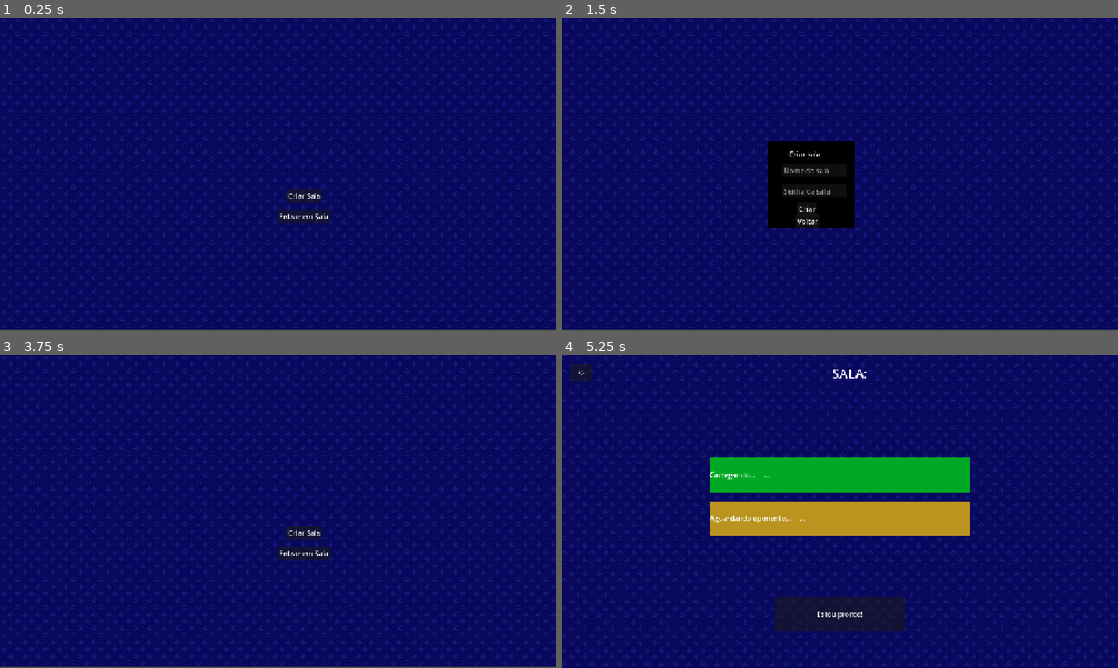
Above: before the commit, frames 1-4 (two rows, left to right).
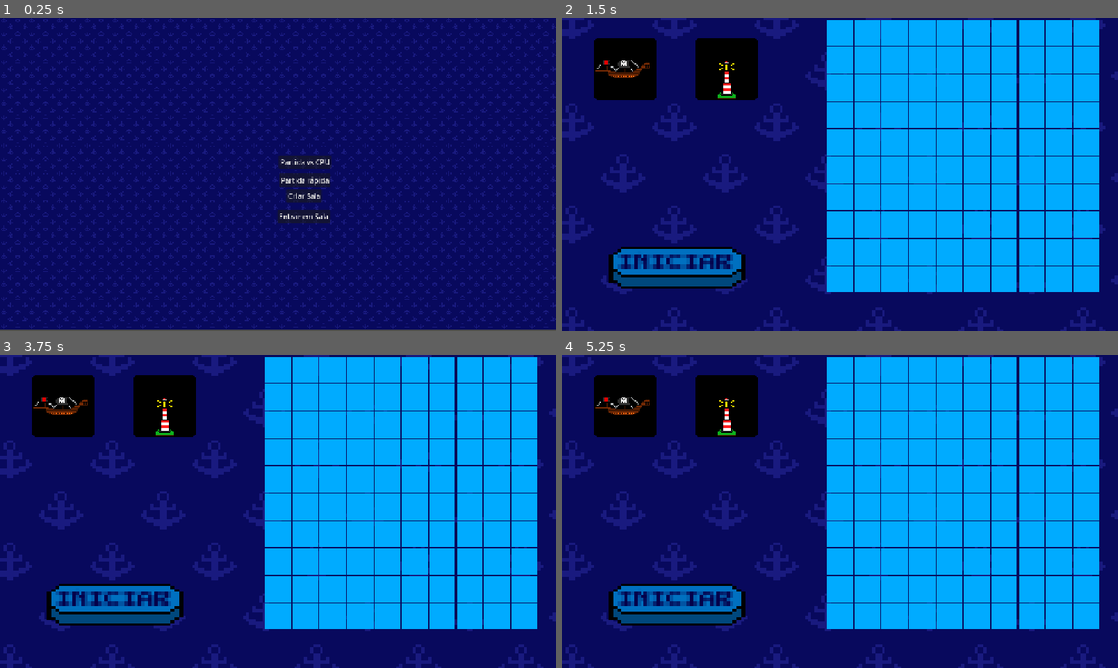
Above: after the commit, the same moments.

Repository: batalha-naval-eng-soft-III/batalha-naval-godot
Game: Godot game, scene res://Scenes/MenuPrincipal/MenuPrincipal.tscn
Two runs of this game, one before a commit and one after it. Both use one fixed random seed, a clock stepped at 60 frames per second and the inputs below. This scene is started directly instead of the project's main scene.
Inputs (mouse positions are in pixels of both pictures, inside the frame that each line leads up to):
- Up to frame 1 (0.25 s): no input
- Up to frame 2 (1.5 s): click (867, 161) at 0.5 s, where only the run after the commit has a clickable "Partida vs CPU"; click (867, 196) at 1.25 s, where only the run before the commit has a clickable "Criar Sala"
- Up to frame 3 (3.75 s): click (244, 545) at 2 s, where only the run before the commit has a clickable "Criar"; click (278, 367) at 2.77 s; click (244, 558) at 3.5 s, where only the run before the commit has a clickable "Voltar"
- Up to frame 4 (5.25 s): click (867, 552) at 4.25 s, where only the run before the commit has a clickable "Entrar em Sala"; click (806, 545) at 5 s, where only the run before the commit has a clickable "Entrar"

The runs differ from the first frame. In frame 1, 0.8% of the frame differs, in the area x 50-60%, y 44-54%; in frame 2, 60%; in frame 3, 57%; in frame 4, 61%, in the area x 0-100%, y 0-100%.

Commit message:
feat: partida rapida e vs cpu

Diff:
--- a/Scenes/MenuPrincipal/MenuPrincipal.tscn
+++ b/Scenes/MenuPrincipal/MenuPrincipal.tscn
@@ -18,11 +18,25 @@
 texture = ExtResource("3_sq7d3")
 stretch_mode = 1
 
+[node name="VsCpuButton" type="Button" parent="." unique_id=2141685138]
+offset_left = 641.0
+offset_top = 316.0
+offset_right = 649.0
+offset_bottom = 324.0
+text = "Partida vs CPU"
+
+[node name="FastmachButton" type="Button" parent="." unique_id=696301720]
+offset_left = 642.0
+offset_top = 358.0
+offset_right = 761.0
+offset_bottom = 389.0
+text = "Partida rápida"
+
 [node name="CreateroomButton" type="Button" parent="." unique_id=657855340]
 offset_left = 659.0
 offset_top = 394.0
-offset_right = 667.0
-offset_bottom = 402.0
+offset_right = 741.0
+offset_bottom = 425.0
 text = "Criar Sala"
 
 [node name="JoinroomButton" type="Button" parent="." unique_id=1843573949]
--- a/Scenes/lobby_fastmatch.tscn
+++ b/Scenes/lobby_fastmatch.tscn
@@ -1,9 +1,56 @@
 [gd_scene format=3 uid="uid://dlgphyy6wuwl3"]
 
-[node name="LobbyFastmatch" type="Control" unique_id=269245233]
+[ext_resource type="Script" uid="uid://beighpvpjlu6x" path="res://Scripts/lobby_fastmatch.gd" id="1_3muq3"]
+[ext_resource type="Texture2D" uid="uid://dgrqtfieivvq3" path="res://Assets/Sprites/PlanosDeFundo/background.png" id="2_m84lx"]
+
+[node name="Lobby" type="Control" unique_id=1012324857]
 layout_mode = 3
 anchors_preset = 15
 anchor_right = 1.0
 anchor_bottom = 1.0
 grow_horizontal = 2
 grow_vertical = 2
+script = ExtResource("1_3muq3")
+
+[node name="TextureRect" type="TextureRect" parent="." unique_id=1556380903]
+layout_mode = 0
+offset_left = -3.0
+offset_top = -2.0
+offset_right = 1283.0
+offset_bottom = 720.0
+texture = ExtResource("2_m84lx")
+stretch_mode = 1
+
+[node name="MarginContainer" type="MarginContainer" parent="." unique_id=1585708004]
+layout_mode = 1
+anchors_preset = 15
+anchor_right = 1.0
+anchor_bottom = 1.0
+grow_horizontal = 2
+grow_vertical = 2
+theme_override_constants/margin_left = 20
+theme_override_constants/margin_top = 20
+theme_override_constants/margin_right = 20
+theme_override_constants/margin_bottom = 20
+
+[node name="VBoxContainer" type="VBoxContainer" parent="MarginContainer" unique_id=1415747304]
+layout_mode = 2
+
+[node name="btnSair" type="Button" parent="MarginContainer/VBoxContainer" unique_id=1174385197]
+custom_minimum_size = Vector2(50, 0)
+layout_mode = 2
+size_flags_horizontal = 0
+text = "<-"
+
+[node name="PanelContainer" type="PanelContainer" parent="MarginContainer/VBoxContainer" unique_id=553196833]
+custom_minimum_size = Vector2(0, 250)
+layout_mode = 2
+
+[node name="sala" type="Label" parent="MarginContainer/VBoxContainer" unique_id=1615668751]
+layout_mode = 2
+size_flags_horizontal = 3
+size_flags_vertical = 5
+theme_override_font_sizes/font_size = 30
+text = "Procurando adversário..."
+horizontal_alignment = 1
+vertical_alignment = 1
--- a/Scripts/Firebase/FirebaseManager.gd
+++ b/Scripts/Firebase/FirebaseManager.gd
@@ -251,3 +251,91 @@
 		http.queue_free()
 	)
 	http.request(url, [], HTTPClient.METHOD_DELETE)
+
+# Variável para controlar se o jogador está buscando partida rápida
+var searching_quick_match := false
+
+# -------------------------
+# SISTEMA DE MATCHMAKING (PARTIDA RÁPIDA)
+# -------------------------
+
+func start_quick_match(player_id: String):
+	searching_quick_match = true
+	var url = base_url + "quick_queue.json"
+
+	var http = HTTPRequest.new()
+	add_child(http)
+
+	# Usando bind para passar o player_id e o próprio nó http para o callback
+	http.request_completed.connect(self._on_quick_queue_checked.bind(http, player_id))
+	http.request(url)
+
+func _on_quick_queue_checked(result, code, headers, body, http, player_id):
+	http.queue_free()
+
+	if not searching_quick_match:
+		return # O jogador cancelou a busca antes da resposta chegar
+
+	var text = body.get_string_from_utf8()
+	var queue_data = JSON.parse_string(text) if text else null
+
+	if typeof(queue_data) == TYPE_DICTIONARY and queue_data.size() > 0:
+		# ACHOU ALGUÉM NA FILA!
+		var host_id = queue_data.keys()[0]
+		var room_to_join = queue_data[host_id]
+
+		print("Oponente encontrado! Entrando na sala: ", room_to_join)
+
+		# 1. Remove a sala da fila para que um terceiro jogador não tente entrar
+		_send_delete_request(base_url + "quick_queue/" + host_id + ".json")
+
+		# 2. Configura as variáveis locais
+		current_room = room_to_join
+		my_id = player_id
+		is_host = false
+
+		# 3. Entra na sala como jogador 2
+		join_room(current_room, player_id)
+
+		# 4. Força as configurações fixas e inicia o combate diretamente
+		var fixed_config = {
+			"state": "combat",
+			"config": {
+				"board_size": "10x10",
+				"fleet_size": 4,
+				"turn_time": 2
+			}
+		}
+		# O update_room_state vai disparar o _handle_room_update no Host que estava aguardando
+		update_room_state(current_room, fixed_config)
+
+		# Inicia o listener para receber os ataques e turnos
+		start_listening(current_room, player_id)
+
+	else:
+		# FILA VAZIA - CRIA UMA SALA E AGUARDA
+		print("Fila vazia. Criando sala de partida rápida...")
+		is_host = true
+		my_id = player_id
+
+		# Gera um ID único simples para a sala rápida
+		var new_room_id = "qm_" + str(Time.get_unix_time_from_system()).replace(".", "")
+		current_room = new_room_id
+
+		# Cria a sala base (sem senha, já que é aleatório)
+		create_room(new_room_id, player_id, "")
+
+		# Adiciona o ID dessa sala na fila pública
+		var url_queue = base_url + "quick_queue/" + player_id + ".json"
+		_send_request(url_queue, HTTPClient.METHOD_PUT, new_room_id)
+
+		# Fica escutando a sala. Quando o outro jogador entrar, ele vai mudar o state para "combat"
+		start_listening(new_room_id, player_id)
+
+func cancel_quick_match():
+	searching_quick_match = false
+	if is_host and current_room.begins_with("qm_"):
+		# Tira da fila pública
+		_send_delete_request(base_url + "quick_queue/" + my_id + ".json")
+		# Deleta a sala criada
+		leave_current_room()
--- a/Scripts/Menus/MenuPrincipal.gd
+++ b/Scripts/Menus/MenuPrincipal.gd
@@ -1,7 +1,9 @@
 extends Node2D
 
 func _ready() -> void:
-	pass # Replace with function body.
+	$FastmachButton.pressed.connect(_on_btn_partida_rapida_pressed)
+	$VsCpuButton.pressed.connect(_on_btn_partida_vscpu_pressed)
+	pass
 
 
 # Called every frame. 'delta' is the elapsed time since the previous frame.
@@ -69,3 +71,11 @@
 	Firebase.try_join_room(room_name, player_id, room_pass)
 
 	get_tree().change_scene_to_file("res://Scenes/lobby.tscn")
+
+func _on_btn_partida_rapida_pressed() -> void:
+	# Vá direto para a cena de carregamento/busca
+	get_tree().change_scene_to_file("res://Scenes/lobby_fastmatch.tscn")
+
+func _on_btn_partida_vscpu_pressed() -> void:
+	# Vá direto para a cena de carregamento/busca
+	get_tree().change_scene_to_file("res://Scenes/Jogo/Jogo.tscn")
--- /dev/null
+++ b/Scripts/lobby_fastmatch.gd
@@ -0,0 +1,45 @@
+extends Control
+
+@onready var lbl_status = $MarginContainer/VBoxContainer/sala # Ajuste o caminho conforme sua árvore
+@onready var btn_cancelar = $MarginContainer/VBoxContainer/btnSair # Ajuste o caminho
+
+func _ready() -> void:
+	lbl_status.text = "Procurando adversário..."
+
+	# Conecta o botão de cancelar
+	btn_cancelar.pressed.connect(_on_btn_cancelar_pressed)
+
+	# Conecta para escutar as atualizações do Firebase
+	Firebase.room_updated.connect(_on_room_updated)
+
+	# Inicia a busca usando a função que criamos no FirebaseManager
+	Firebase.start_quick_match(Session.user_id)
+
+func _on_room_updated(data) -> void:
+	# Verifica se a sala mudou para o estado de combate (alguém entrou)
+	if data != null and data.has("state") and data["state"] == "combat":
+		lbl_status.text = "Adversário encontrado! Preparando o tabuleiro..."
+		btn_cancelar.disabled = true # Impede o jogador de cancelar durante a transição
+
+		# Desconecta o sinal para não causar bugs de múltiplas chamadas
+		Firebase.room_updated.disconnect(_on_room_updated)
+
+		# Aguarda 1.5 segundos para o jogador conseguir ler a mensagem
+		await get_tree().create_timer(1.5).timeout
+
+		# Vai para o jogo
+		get_tree().change_scene_to_file("res://Scenes/Jogo/Jogo.tscn")
+
+func _on_btn_cancelar_pressed() -> void:
+	# Remove o jogador da fila e deleta a sala temporária
+	Firebase.cancel_quick_match()
+	Firebase.room_updated.disconnect(_on_room_updated)
+
+	# Volta para o menu principal
+	get_tree().change_scene_to_file("res://Scenes/MenuPrincipal/MenuPrincipal.tscn")
+
+# Segurança: Se o jogador clicar no "X" da janela para fechar o jogo durante a busca
+func _notification(what: int) -> void:
+	if what == NOTIFICATION_WM_CLOSE_REQUEST:
+		Firebase.cancel_quick_match()
+		get_tree().quit()
Not shown, added: Scripts/lobby_fastmatch.gd.uid
